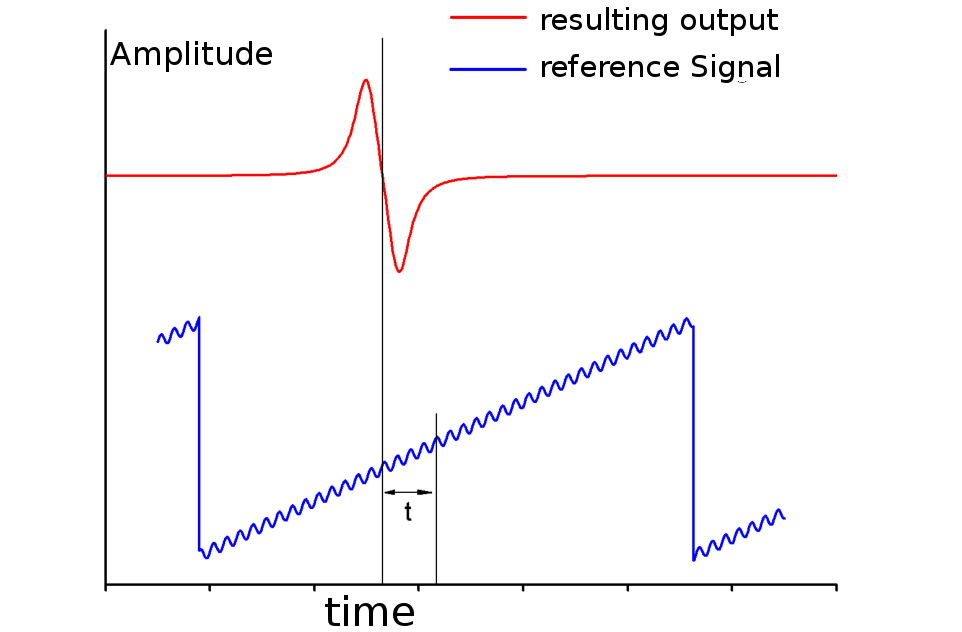
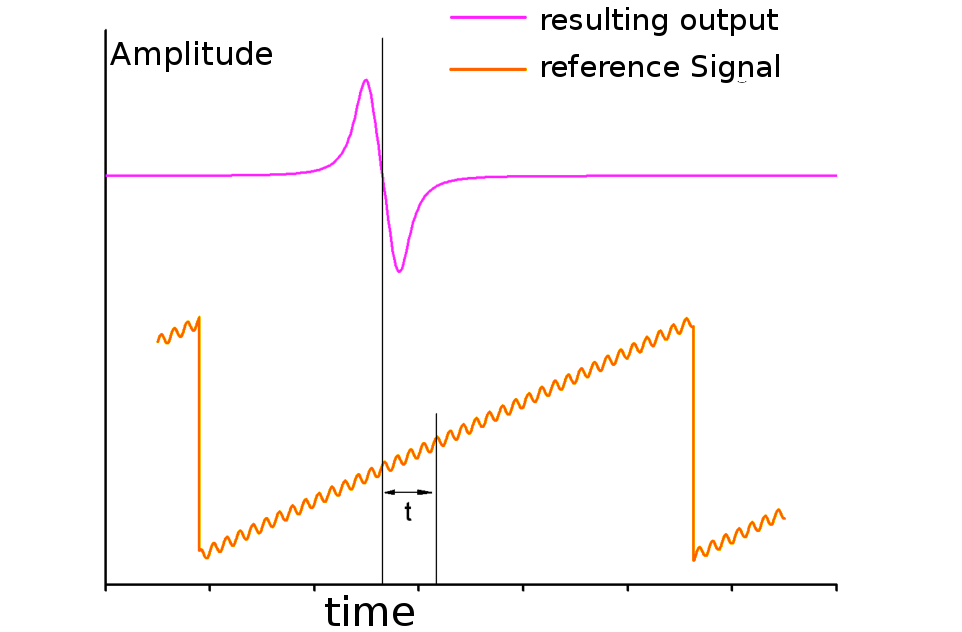
Revision of a layered 962x632 image; what changed, layer by layer:
painted on "lockin2.png" over [105, 15, 838, 562]
